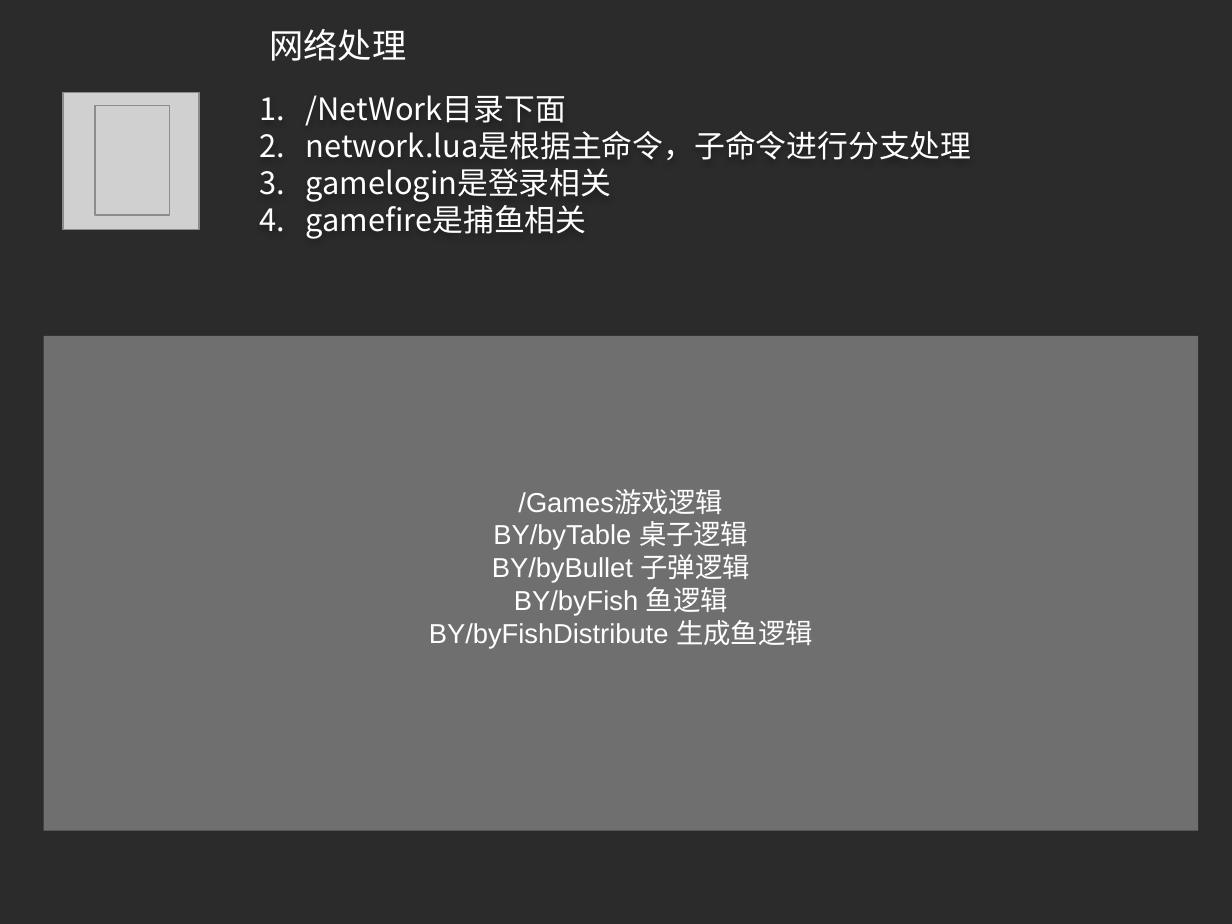
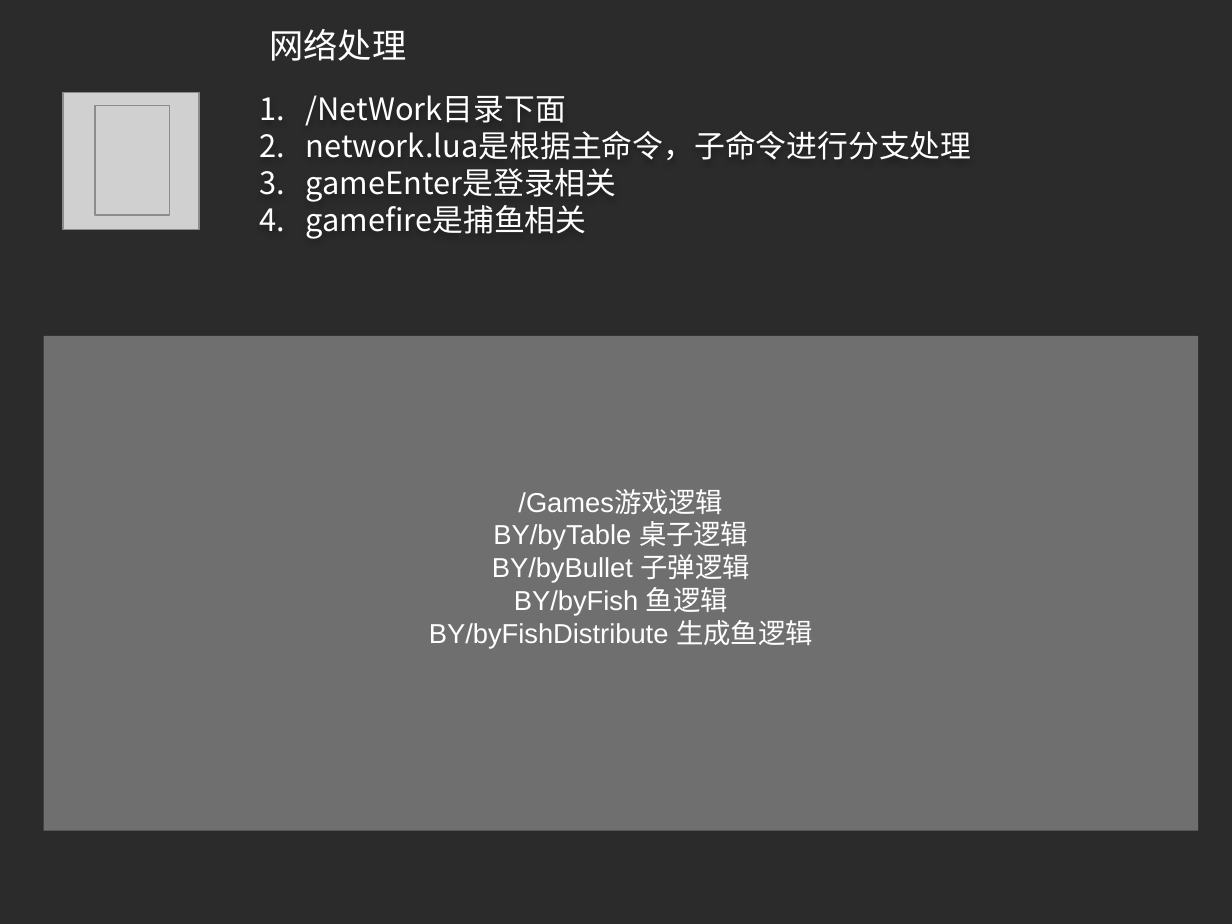
Before and after one commit to zgame/GoLangCode, a slide deck: slide 8 of ServerGameBYLua2/说明文档/服务器架构设计.pptx. Drawn at 1232x924 pixels with LibreOffice and Linux fonts; fonts in the diff are those of the drawing; grey boxes stand for pictures; background and template pictures are left out; a plain dark background stands for a picture behind light text. Boxes give left, top, right and bottom in pixels: in the first picture for what was removed or moved away, otherwise in the second. Text is boxed around its words. In the diff, an @@ line names an element or a change of style, - is before the commit and + after.

```diff
--- a/ServerGameBYLua2/说明文档/服务器架构设计.pptx
+++ b/ServerGameBYLua2/说明文档/服务器架构设计.pptx
@@ text at [306,168,617,202]: text changed @@
-3. gamelogin是登录相关
+3. gameEnter是登录相关
```
Also in this commit, not shown: 5 other slides changed, 10 other files.
